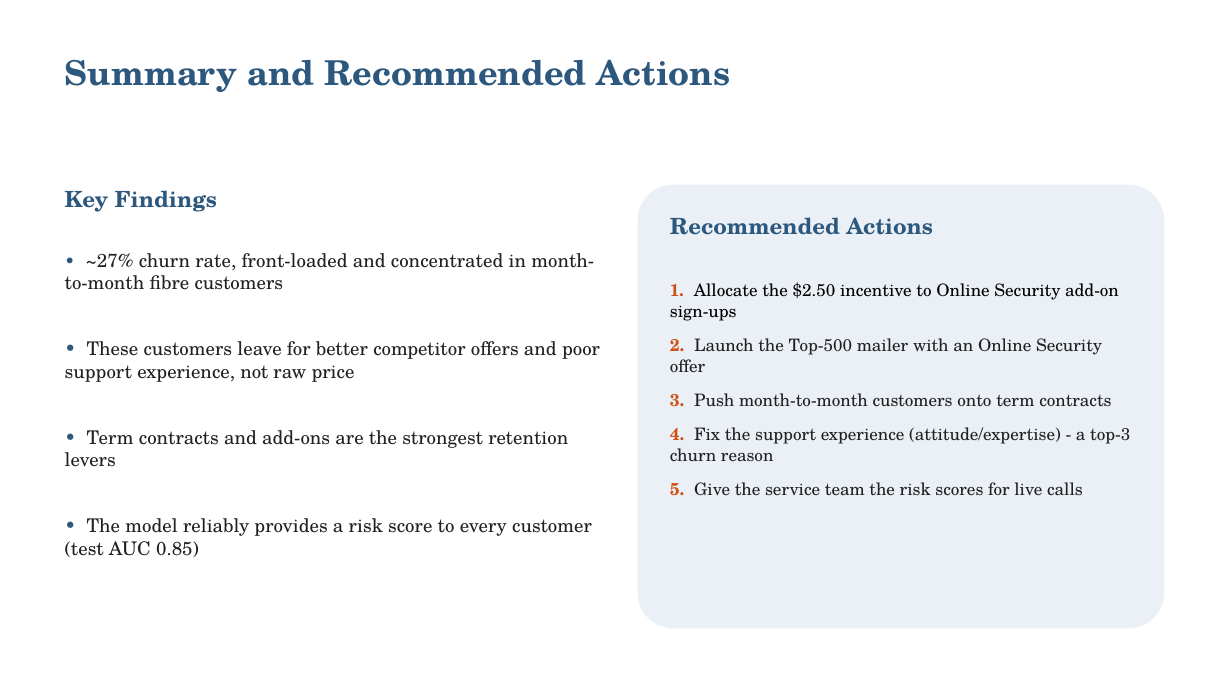
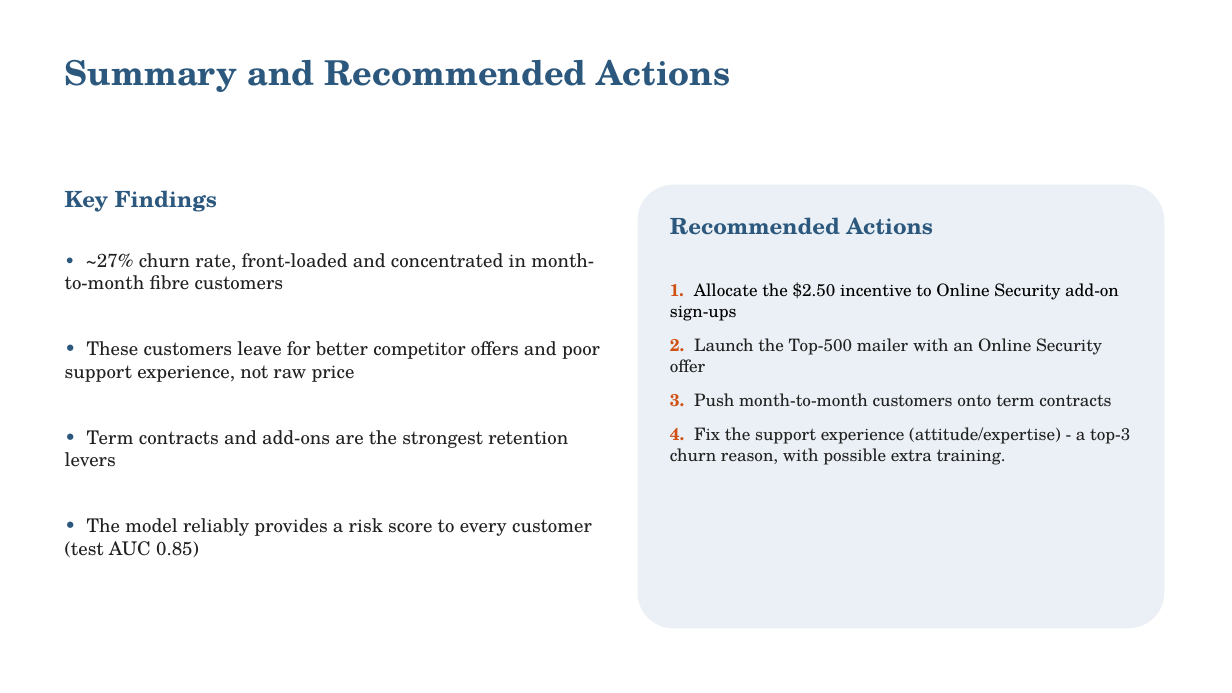
Before and after one commit to Sai-Bolla/SwanTeleco, a slide deck: slide 23 of SwanTeleco.pptx. Drawn at 1232x693 pixels with LibreOffice and Linux fonts; fonts in the diff are those of the drawing. Boxes give left, top, right and bottom in pixels: in the first picture for what was removed or moved away, otherwise in the second. Text is boxed around its words. In the diff, an @@ line names an element or a change of style, - is before the commit and + after.

```diff
--- a/SwanTeleco.pptx
+++ b/SwanTeleco.pptx
@@ text at (x1=670, y1=427, x2=1130, y2=465): text changed @@
-4. Fix the support experience (attitude/expertise) - a top-3 churn reason
-5. Give the service team the risk scores for live calls
+4. Fix the support experience (attitude/expertise) - a top-3 churn reason, with possible extra training.
```
Also in this commit, not shown: 11 other slides changed.
